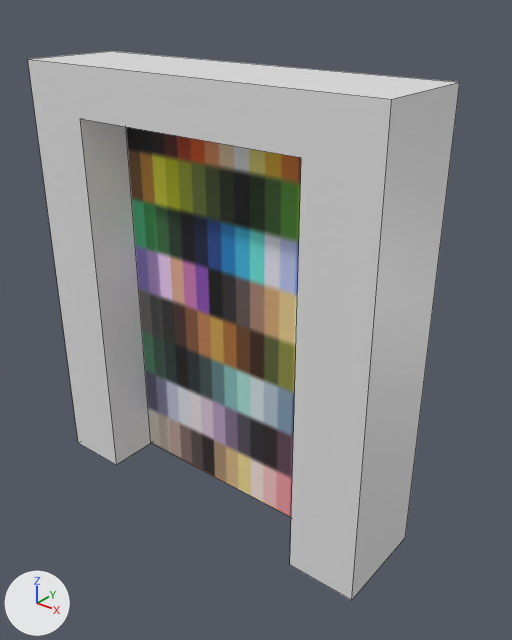
The FBX model Assets/Meshes/Portal.fbx, before and after one commit.
The view is the same before and after, from a 50 mm camera at (0.985, -1.127, 1.208) aimed at (0.069, 0.019, 0.497). The lights are fixed; the arrows at lower left show +X, +Y and +Z. Mesh edges are drawn as thin lines. Where no turn or scale is listed for an object, it has been applied to the vertices.
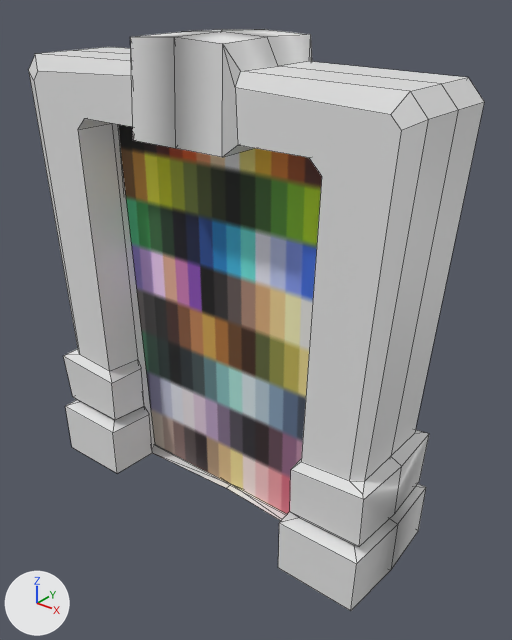
Commit message: Portal improvements

The edits, one by one:
me_cube is used by ob_cube; location (0.025, 0.0, 0.0).
me_cube had 16 vertices, 10 faces and spanned x -0.491..0.426, y -0.13..0.113, z 0.0..1.04.
me_cube now has 190 vertices, 184 faces and spans x -0.502..0.502, y -0.154..0.154, z -0.001..1.11.
me_cube part 1: the whole mesh is rebuilt.
Object 'Cube' (ob_cube) moves from (0.025, 0.0, 0.0) to (0.0, 0.0, 0.0).
Object 'Plane' (ob_plane) moves from (0.025, 0.0, 0.0) to (0.0, 0.0, 0.0).

Pixel boxes [x1, y1, x2, y2] of what changed, in the pictures (512 x 640 px):
'Cube', reshaped, moved (6% taller): before [28, 51, 460, 600]; after [29, 29, 484, 611]
'Plane', moved: before [126, 127, 301, 517]; after [118, 124, 322, 514]
